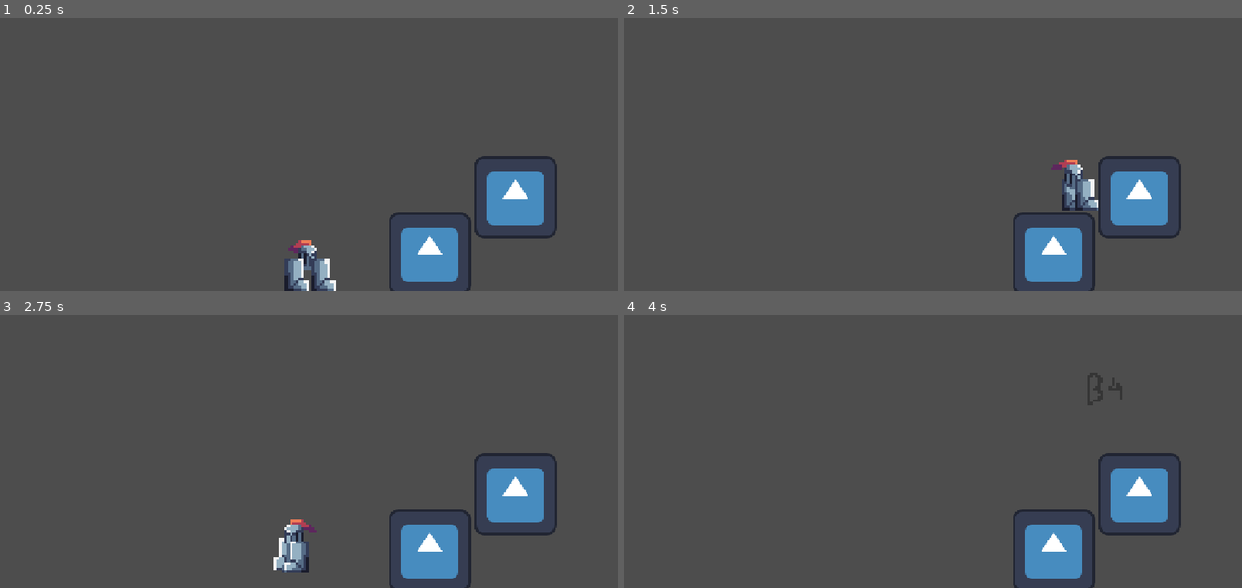
Above: before the commit, frames 1-4 (two rows, left to right).
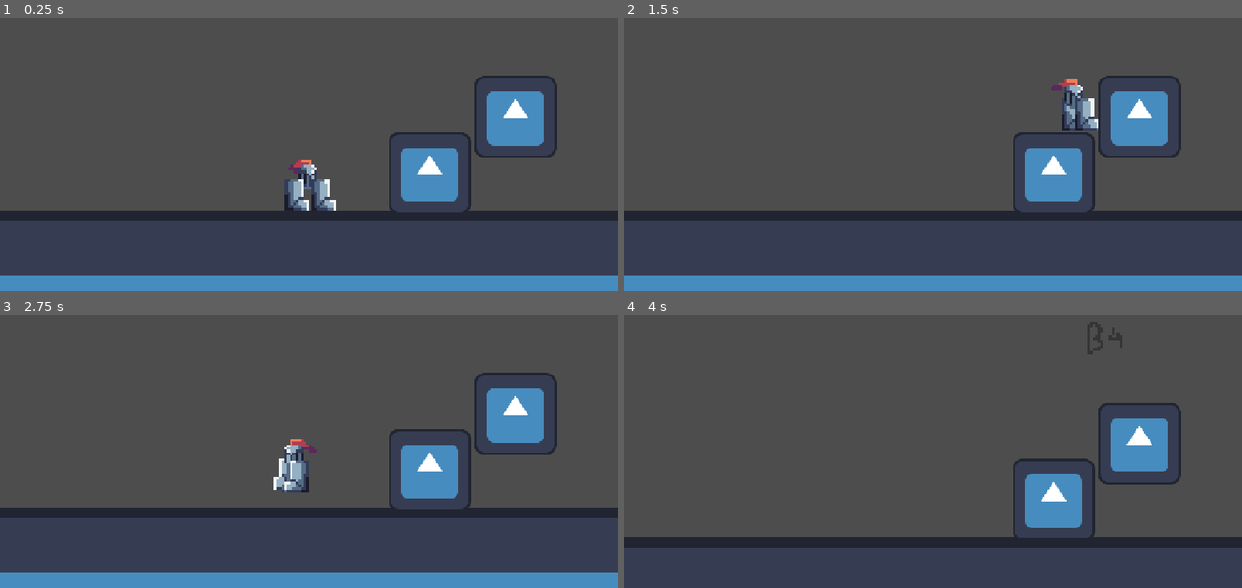
Above: after the commit, the same moments.

Repository: Nukkao/haven-2026
Game: Godot game, scene res://scenes/game.tscn
Two runs of this game, one before a commit and one after it. Both use one fixed random seed, a clock stepped at 60 frames per second and the inputs below. The engine's default icon, where the game draws it, is replaced by a stand-in: a white triangle on a blue panel in a dark square.
Inputs:
- Up to frame 1 (0.25 s): no input
- Up to frame 2 (1.5 s): tap Enter (ui_accept) at 0.5, 0.77 s; hold Right (ui_right) from 0.53 s (still down)
- Up to frame 3 (2.75 s): tap Enter (ui_accept) at 1.52 s; release Right (ui_right) at 2.03 s; hold Left (ui_left) from 2.03 s (still down)
- Up to frame 4 (4 s): release Left (ui_left) at 2.78 s; hold Right (ui_right) from 2.78 s (still down); tap Enter (ui_accept) at 3.02, 3.77 s

The runs differ from the first frame. In frame 1, 18% of the frame differs, in the area x 0-100%, y 21-100%; in frame 2, 18%; in frame 3, 18%; in frame 4, 11%.

Commit message:
Update game.tscn

Diff:
--- a/scenes/game.tscn
+++ b/scenes/game.tscn
@@ -24,7 +24,7 @@
 zoom = Vector2(5, 5)
 limit_left = 0
 limit_right = 0
-limit_bottom = 0
+limit_bottom = 30
 position_smoothing_enabled = true
 script = ExtResource("2_yqjtg")
 
